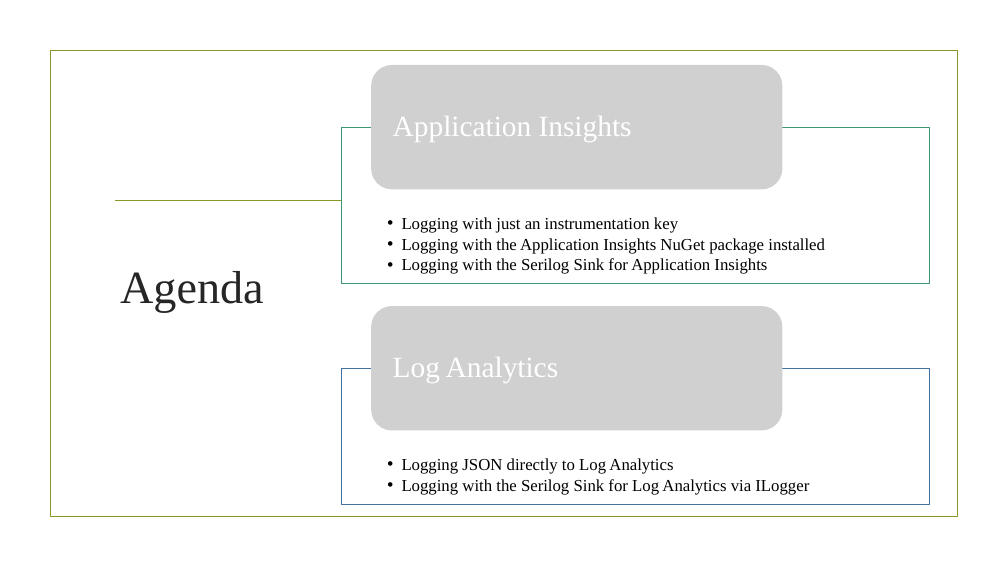
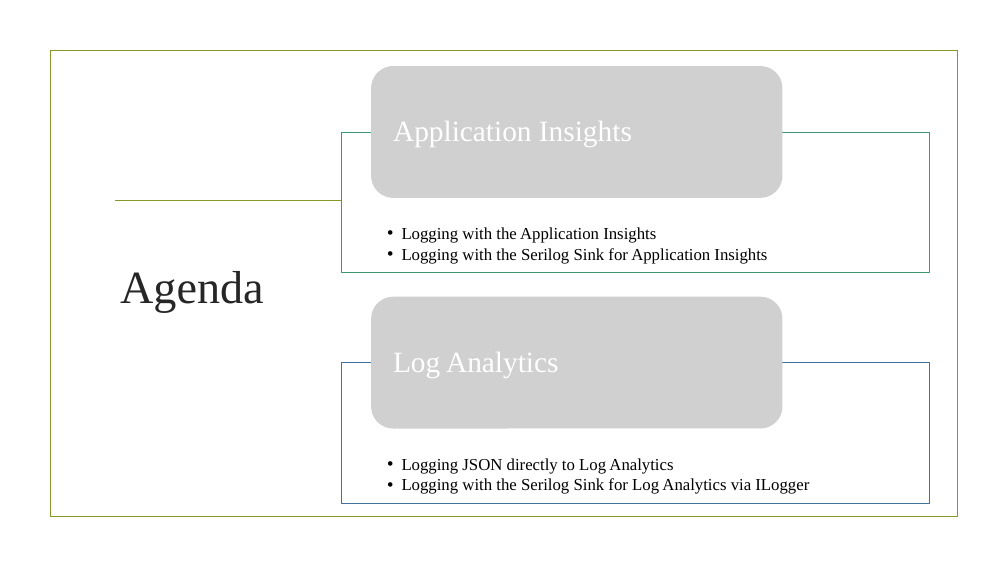
Before and after one commit to madcodemonkey/Azure.Monitor, a slide deck: slide 2 of AppInsights and Log Analytics.pptx. Drawn at 1008x567 pixels with LibreOffice and Linux fonts; fonts in the diff are those of the drawing; grey boxes stand for pictures; background and template pictures are left out. Boxes give left, top, right and bottom in pixels: in the first picture for what was removed or moved away, otherwise in the second. Text is boxed around its words. In the diff, an @@ line names an element or a change of style, - is before the commit and + after.

```diff
--- a/AppInsights and Log Analytics.pptx
+++ b/AppInsights and Log Analytics.pptx
@@ picture: place and size @@
-picture at [371,65,783,190]
+picture at [371,66,783,197]
@@ text "Application Insights": place and size @@
-text "Application Insights" at [393,116,632,142]
+text "Application Insights" at [393,121,632,147]
@@ rectangle: place and size @@
-rectangle at [342,127,929,283]
+rectangle at [342,132,929,273]
@@ text at [402,227,656,243]: text changed @@
-  • Logging with just an instrumentation key
-  • Logging with the Application Insights NuGet package installed
+  • Logging with the Application Insights
@@ picture: place and size @@
-picture at [371,306,783,431]
+picture at [371,297,783,429]
@@ text "Log Analytics": place and size @@
-text "Log Analytics" at [393,357,558,383]
+text "Log Analytics" at [393,352,558,378]
@@ rectangle: place and size @@
-rectangle at [342,368,929,504]
+rectangle at [342,363,929,504]
```
Also in this commit, not shown: 1 other slide changed, 1 slide removed, 20 other files.
